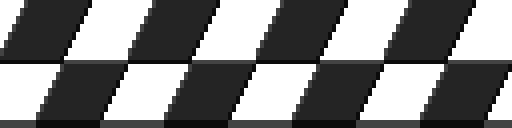
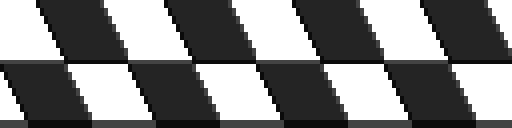
The second 512 x 128 image is a revision of the first. Changes to its layers:
painted on "Layer 4 copy" over <box>0,0,512,128</box>
painted on "Layer 3 copy" over <box>128,0,384,128</box>
painted on "Layer 4" over <box>128,0,384,128</box>
painted on "Layer 3" over <box>0,0,512,128</box>
